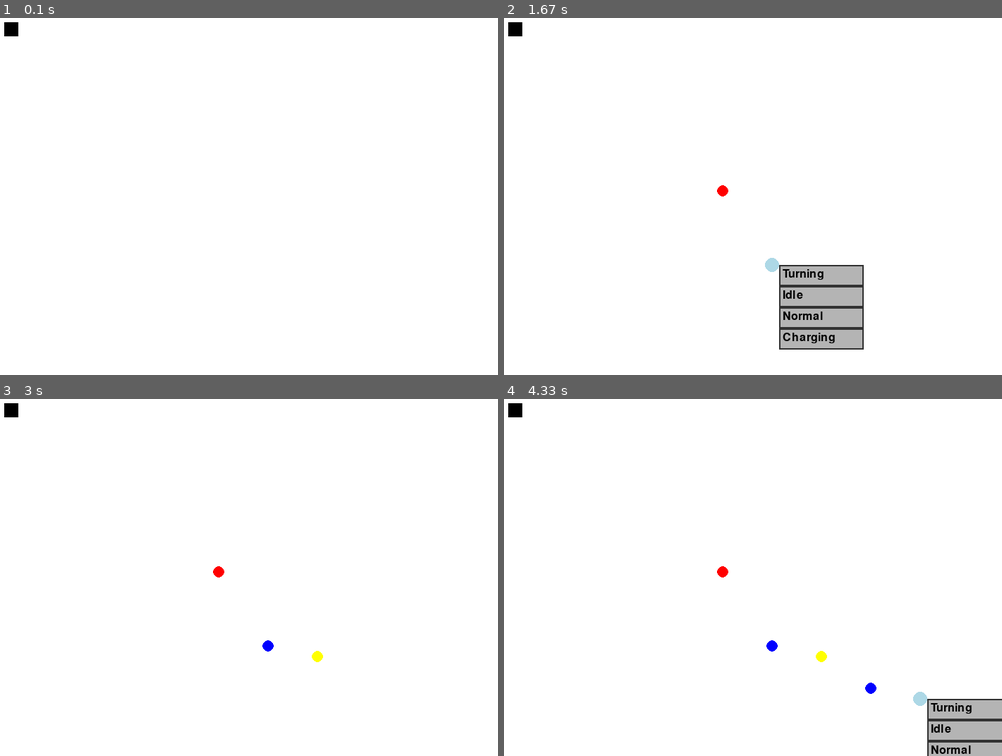
Above: before the commit, frames 1-4 (two rows, left to right).
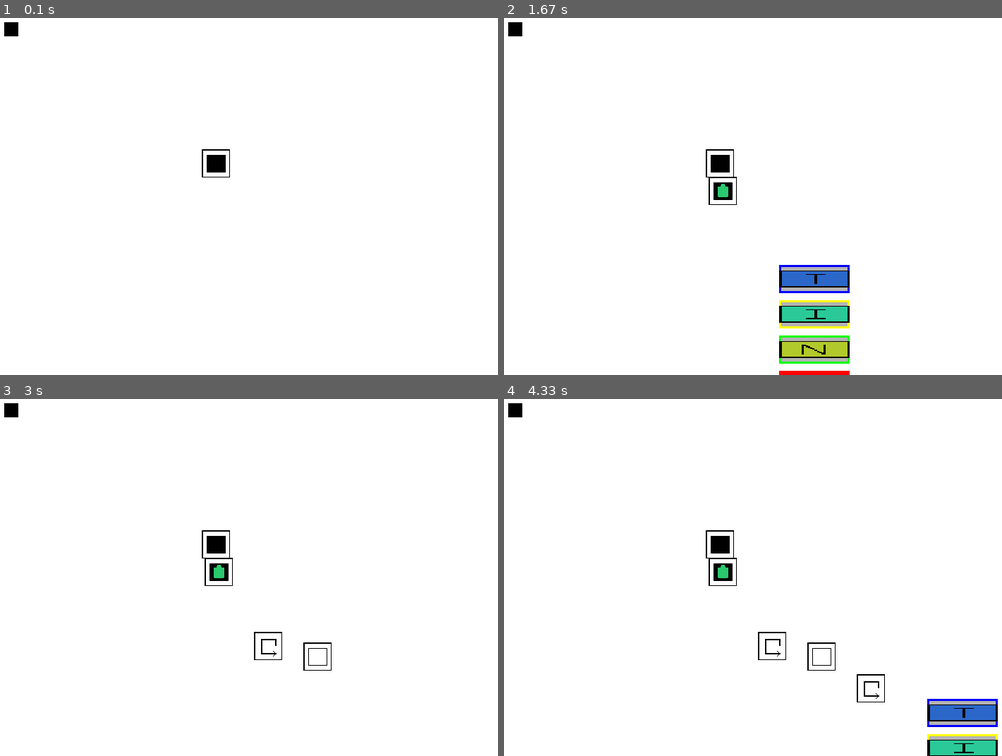
Above: after the commit, the same moments.

Repository: Jung028/AGV_Path_Planner
Game: pygame game, started from backend/pygame_simulation/main.py
The game is run twice, just before and just after one commit, with the same random seed, the same clock (stepped at 60 frames per second) and the same inputs.
Inputs (mouse positions are in pixels of both pictures, inside the frame that each line leads up to):
- Up to frame 1 (0.1 s): no input
- Up to frame 2 (1.67 s): press the mouse at (723, 189) at 0.37 s; move the mouse to (653, 178) at 0.47 s; release the mouse at (583, 167) at 0.6 s; press the mouse at (772, 264) at 0.7 s; move the mouse to (777, 232) at 0.8 s; release the mouse at (787, 200) at 0.93 s; tap Enter at 1.07 s; press the mouse at (772, 264) at 1.5 s; move the mouse to (817, 246) at 1.6 s
- Up to frame 3 (3 s): release the mouse at (363, 609) at 1.73 s; press the mouse at (318, 656) at 1.9 s; move the mouse to (159, 552) at 2 s; release the mouse at (0, 448) at 2.13 s; press the mouse at (318, 656) at 2.3 s; move the mouse to (368, 641) at 2.4 s; release the mouse at (413, 627) at 2.53 s; press the mouse at (368, 688) at 2.7 s; move the mouse to (348, 602) at 2.8 s; release the mouse at (328, 516) at 2.93 s
- Up to frame 4 (4.33 s): press the mouse at (872, 688) at 3.1 s; move the mouse to (902, 631) at 3.2 s; move the mouse to (932, 577) at 3.3 s; release the mouse at (932, 577) at 3.33 s; press the mouse at (922, 698) at 3.5 s; move the mouse to (757, 641) at 3.6 s; release the mouse at (593, 588) at 3.73 s; press the mouse at (922, 698) at 3.9 s; move the mouse to (762, 638) at 4 s; release the mouse at (603, 581) at 4.13 s; press the mouse at (962, 709) at 4.3 s

The runs differ from the first frame. In frame 1, 0.3% of the frame differs, in the area x 40-47%, y 36-45%; in frame 2, 4.7%, in the area x 40-73%, y 36-100%; in frame 3, 0.8%; in frame 4, 3.1%.

Commit message:
Added temporary icons to test image as elements

Diff:
--- a/backend/pygame_simulation/game.py
+++ b/backend/pygame_simulation/game.py
@@ -2,13 +2,31 @@
 from config import *
 from grid import Grid
 from agv import AGV
+import pygame
 
 class Game:
     def __init__(self):
+        pygame.init()
         self.screen = pygame.display.set_mode((SCREEN_WIDTH, SCREEN_HEIGHT))
         pygame.display.set_caption("AGV Path Planner")
         self.clock = pygame.time.Clock()
-        self.grid = Grid()
+
+        # Load images before passing them to Grid
+        element_images = {
+            "Turning": pygame.image.load("assets/elements/turning.png"),
+            "Idle": pygame.image.load("assets/elements/idle.png"),
+            "Normal": pygame.image.load("assets/elements/normal.png"),
+            "Charging": pygame.image.load("assets/elements/charging.png"),
+        }
+
+        dropdown_images = {
+            "Turning": pygame.image.load("assets/dropdown/turning_icon.png"),
+            "Idle": pygame.image.load("assets/dropdown/idle_icon.png"),
+            "Normal": pygame.image.load("assets/dropdown/normal_icon.png"),
+            "Charging": pygame.image.load("assets/dropdown/charging_icon.png"),
+        }
+
+        self.grid = Grid(element_images, dropdown_images)
         self.agv = AGV(5, 5)
         self.running = True
 
@@ -36,8 +54,8 @@
             if self.grid.dropdown_active:
                 for i, option in enumerate(self.grid.dropdown_options):
                     option_rect = pygame.Rect(self.grid.selected_point[0] + 10,
-                                            self.grid.selected_point[1] + (i * 30),
-                                            120, 30)
+                                              self.grid.selected_point[1] + (i * 30),
+                                              120, 30)
                     if option_rect.collidepoint(x, y):
                         self.grid.data[self.grid.selected_point] = option
                         self.grid.dropdown_active = False
@@ -46,7 +64,6 @@
             else:
                 self.grid.selected_point = (x, y)  # Set selected point anywhere on the map
                 self.grid.dropdown_active = True   # Activate dropdown visibility
-
         elif event.type == pygame.KEYDOWN:
             if event.key == pygame.K_RETURN and self.agv.target:
                 self.agv.move()
--- a/backend/pygame_simulation/grid.py
+++ b/backend/pygame_simulation/grid.py
@@ -1,43 +1,134 @@
-# grid.py
-from config import BLUE, DROPDOWN_BG, DROPDOWN_BORDER, GRAY, GREEN, HIGHLIGHT_COLOR, RED, SCREEN_HEIGHT, SCREEN_WIDTH, WHITE, YELLOW
+# Project Folder Structure
+#
+# pygame_agv_simulation/
+# ├── main.py  # Entry point of the application
+# ├── game.py  # Main game logic
+# ├── grid.py  # Grid class managing the elements and dropdown
+# ├── config.py  # Configuration and constants
+# ├── agv.py  # AGV (robot) class for movement
+# ├── assets/  # Folder for images and resources
+# │   ├── elements/  # Images for different element types
+# │   │   ├── turning.png
+# │   │   ├── idle.png
+# │   │   ├── normal.png
+# │   │   ├── charging.png
+# │   ├── dropdown/  # Images for dropdown options
+# │   │   ├── turning_icon.png
+# │   │   ├── idle_icon.png
+# │   │   ├── normal_icon.png
+# │   │   ├── charging_icon.png
+#
+
 import pygame
+from config import BLUE, DROPDOWN_BG, DROPDOWN_BORDER, SCREEN_HEIGHT, SCREEN_WIDTH, WHITE, RED, GREEN, YELLOW
 
 
 class Grid:
-    def __init__(self):
-        self.data = {}  # Store placed points with exact screen coordinates
-        self.selected_point = None  # Store selected position as exact screen coordinates
+    def __init__(self, element_images, dropdown_images):
+        """
+        Initializes the grid with element images and dropdown images.
+        """
+        self.data = {}  # Store placed elements with exact screen coordinates and type
+        self.selected_point = None  # Store selected element position
+        self.placing_point = None  # Store placement point while dragging
+        self.highlighted_point = None  # Track highlighted selected element
         self.dropdown_options = ["Turning", "Idle", "Normal", "Charging"]
         self.dropdown_active = False  # Track if dropdown should be visible
+        self.element_images = element_images  # Dictionary of element type to image
+        self.dropdown_images = dropdown_images  # Dictionary of dropdown option to image
+        self.dropdown_rects = {}  # Store dropdown option rects for click detection
+
+        # Define border colors for each element type
+        self.border_colors = {
+            "Turning": BLUE,
+            "Idle": YELLOW,
+            "Normal": GREEN,
+            "Charging": RED
+        }
+
+        # Resize images for consistency
+        for key in self.element_images:
+            self.element_images[key] = pygame.transform.scale(self.element_images[key], (40, 40))
+        for key in self.dropdown_images:
+            self.dropdown_images[key] = pygame.transform.scale(self.dropdown_images[key], (100, 40))
+
+        # Create a normal point in the middle of the map as the start point
+        self.start_point = (SCREEN_WIDTH // 2, SCREEN_HEIGHT // 2)
+        self.data[self.start_point] = "Normal"
+
+    def start_placing(self, point):
+        """ Begins placement mode from a selected element """
+        if point in self.data:
+            self.selected_point = point
+            self.highlighted_point = point  # Highlight selected element
+            self.placing_point = None
+
+    def update_placing(self, cursor_pos):
+        """ Restricts new placement to x or y axis relative to the selected element """
+        if self.selected_point:
+            sx, sy = self.selected_point
+            cx, cy = cursor_pos
+
+            if abs(cx - sx) > abs(cy - sy):  # Lock movement to X-axis
+                self.placing_point = (cx, sy)
+            else:  # Lock movement to Y-axis
+                self.placing_point = (sx, cy)
+
+    def finalize_placement(self, element_type):
+        """ Confirms placement and activates dropdown """
+        if self.placing_point and element_type in self.element_images:
+            self.data[self.placing_point] = element_type  # Store element type
+            self.highlighted_point = self.placing_point  # Highlight the new element
+            self.dropdown_active = True
 
     def draw_dropdown(self, screen):
+        """ Draws the dropdown menu with properly sized images and colored borders """
         if self.selected_point:
             x, y = self.selected_point  # Use exact screen coordinates
-            dropdown_width = 120  # Fixed width for dropdown
-            dropdown_height = 30  # Fixed height for each option
+            self.dropdown_rects.clear()
 
             for i, option in enumerate(self.dropdown_options):
-                option_rect = pygame.Rect(x + 10, y + (i * dropdown_height), dropdown_width, dropdown_height)
-                pygame.draw.rect(screen, DROPDOWN_BG, option_rect)  # Background color
-                pygame.draw.rect(screen, DROPDOWN_BORDER, option_rect, 2)  # Border color
-                text = pygame.font.Font(None, 24).render(option, True, (0, 0, 0))
-                screen.blit(text, (x + 15, y + (i * dropdown_height) + 5))
+                option_image = self.dropdown_images.get(option)
+                border_color = self.border_colors.get(option, DROPDOWN_BORDER)  # Get border color
+
+                if option_image:
+                    option_rect = pygame.Rect(x + 10, y + (i * 50), 100, 40)  # Define rect manually
+                    pygame.draw.rect(screen, DROPDOWN_BG, option_rect)  # Background
+                    pygame.draw.rect(screen, border_color, option_rect, 3)  # Colored border
+                    screen.blit(option_image, option_rect.topleft)  # Render image
+                    self.dropdown_rects[option] = option_rect  # Store rect for click detection
+
+    def handle_dropdown_click(self, mouse_pos):
+        """ Checks if the user clicked on a dropdown option """
+        if self.dropdown_active:
+            for option, rect in self.dropdown_rects.items():
+                if rect.collidepoint(mouse_pos):
+                    self.data[self.selected_point] = option
+                    self.dropdown_active = False
+                    self.selected_point = None
+                    break
 
     def draw(self, screen):
+        """ Draws all elements and UI components on the screen """
         screen.fill(WHITE)  # Clear screen with a plain white background
 
-        for pos, cell_type in self.data.items():
-            color = GRAY
-            if cell_type == "Turning":
-                color = BLUE
-            elif cell_type == "Charging":
-                color = RED
-            elif cell_type == "Idle":
-                color = YELLOW
-            elif cell_type == "Normal":
-                color = GREEN
-            pygame.draw.circle(screen, color, pos, 8)  # Represent points as circles
+        for pos, element_type in self.data.items():
+            image = self.element_images.get(element_type)
+            if image:
+                screen.blit(image, (pos[0] - image.get_width() // 2,
+                                    pos[1] - image.get_height() // 2))  # Draw PNG element
+
+        if self.highlighted_point:
+            highlight_image = self.element_images.get(self.data.get(self.highlighted_point))
+            if highlight_image:
+                screen.blit(highlight_image, (self.highlighted_point[0] - highlight_image.get_width() // 2,
+                                              self.highlighted_point[1] - highlight_image.get_height() // 2))
+
+        if self.placing_point:
+            placing_image = self.element_images.get("Normal")  # Use a default placeholder image
+            if placing_image:
+                screen.blit(placing_image, (self.placing_point[0] - placing_image.get_width() // 2,
+                                            self.placing_point[1] - placing_image.get_height() // 2))
 
         if self.dropdown_active and self.selected_point:
-            pygame.draw.circle(screen, HIGHLIGHT_COLOR, self.selected_point, 10)  # Highlight selection
             self.draw_dropdown(screen)
Binary file added: backend/pygame_simulation/assets/dropdown/charging_icon.png
Binary file added: backend/pygame_simulation/assets/dropdown/idle_icon.png
Binary file added: backend/pygame_simulation/assets/dropdown/normal_icon.png
Binary file added: backend/pygame_simulation/assets/dropdown/turning_icon.png
Binary file added: backend/pygame_simulation/assets/elements/charging.png
Binary file added: backend/pygame_simulation/assets/elements/idle.png
Binary file added: backend/pygame_simulation/assets/elements/normal.png
Binary file added: backend/pygame_simulation/assets/elements/turning.png
